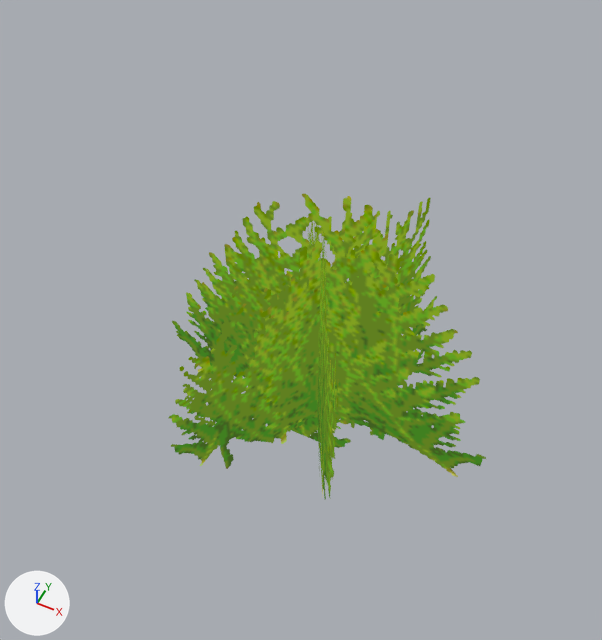
Two versions of the glTF model apps/web/public/assets/models/env/bush_02_far.glb, one commit apart.
Both versions are drawn from a 50 mm camera at (0.645, -1.407, 2.33) aimed at (-0.052, -0.012, 0.588). Lighting does not change. The marker at lower left points along +X, +Y and +Z. The older version comes first.

Names of what the first picture shows: 'env'.
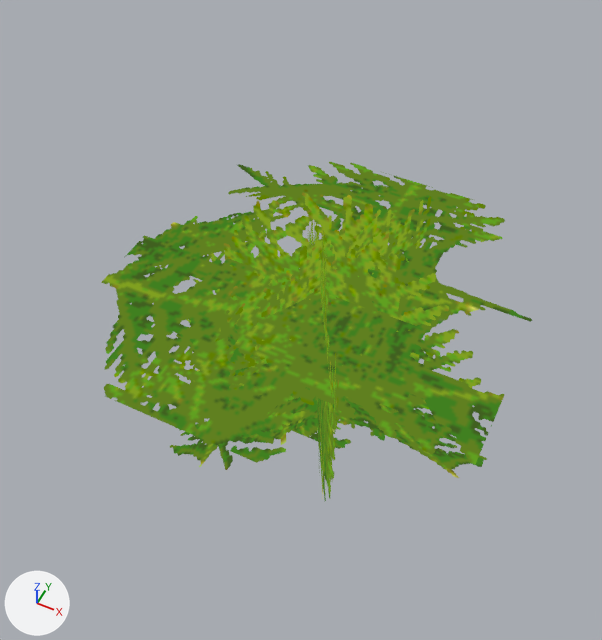
Location of each change, (x1, y1, x2, y2) in pixels of the pictures (602 x 640 px):
'env', reshaped: before (169, 194, 486, 499); after (101, 162, 533, 501)
part 1 of me_mesh_0, added (green): after (101, 162, 533, 464)

Diff of the bpy script that builds the scene:
```diff
--- a/apps/web/public/assets/models/env/bush_02_far.glb.py
+++ b/apps/web/public/assets/models/env/bush_02_far.glb.py
@@ me_mesh_0 @@
 # used by ob_env; location = (0.0, 0.0, 0.0)
 # verts and faces of me_mesh_0; kept vertices keep their numbers, new ones are numbered from 12
-me_mesh_0.from_pydata(...)  # 12 vertices, 6 faces; spans x -0.577..0.577, y -0.5..0.5, z 0.0..1.154
+me_mesh_0.from_pydata(...)  # 16 vertices, 8 faces; spans x -0.577..0.577, y -0.544..0.544, z 0.0..1.154
+# me_mesh_0 part 1
+verts[12] = (-0.544, 0.544, 0.715)
+verts[13] = (0.544, 0.544, 0.715)
+verts[14] = (0.544, -0.544, 0.715)
+verts[15] = (-0.544, -0.544, 0.715)
+faces += [(12, 13, 14), (12, 14, 15)]
 me_mesh_0.materials.append(mat_foliage)
```
